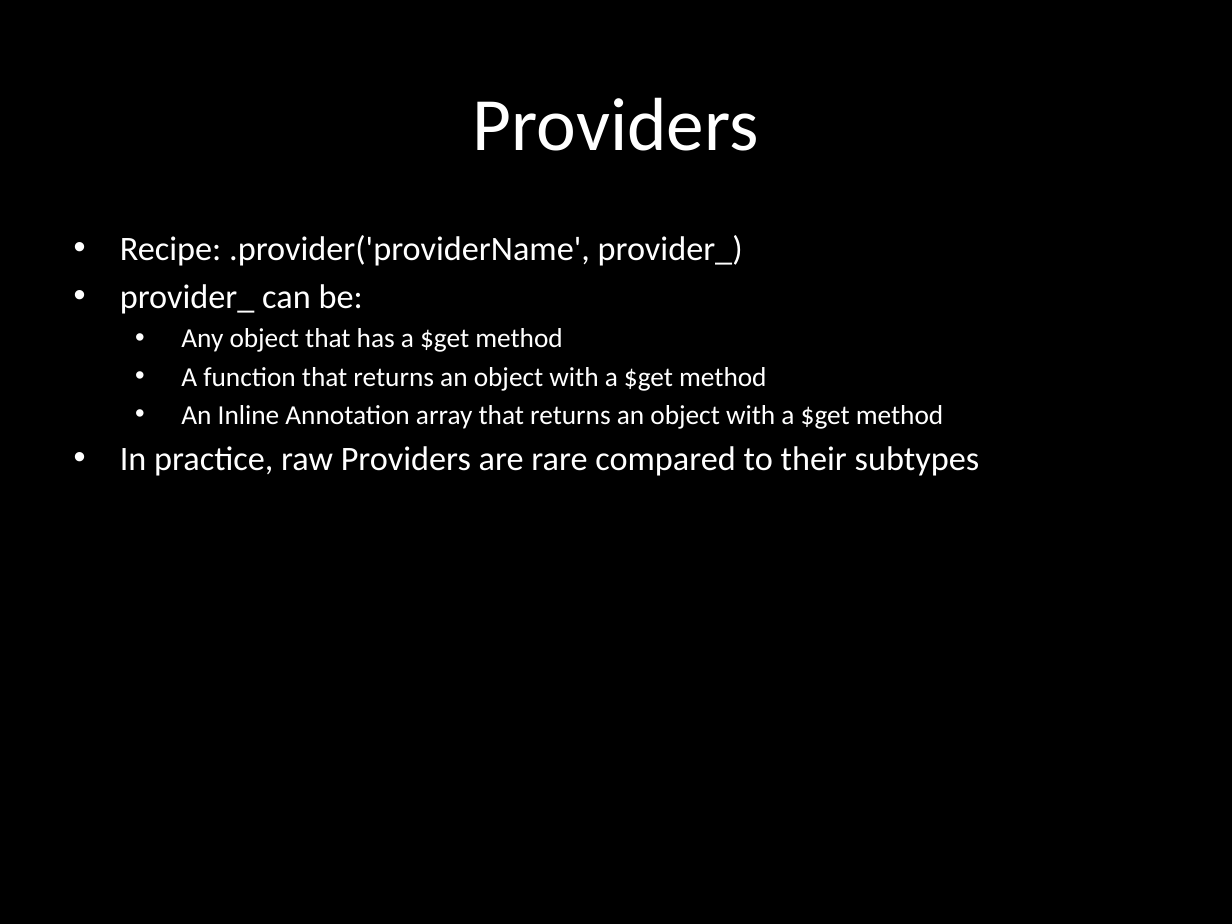
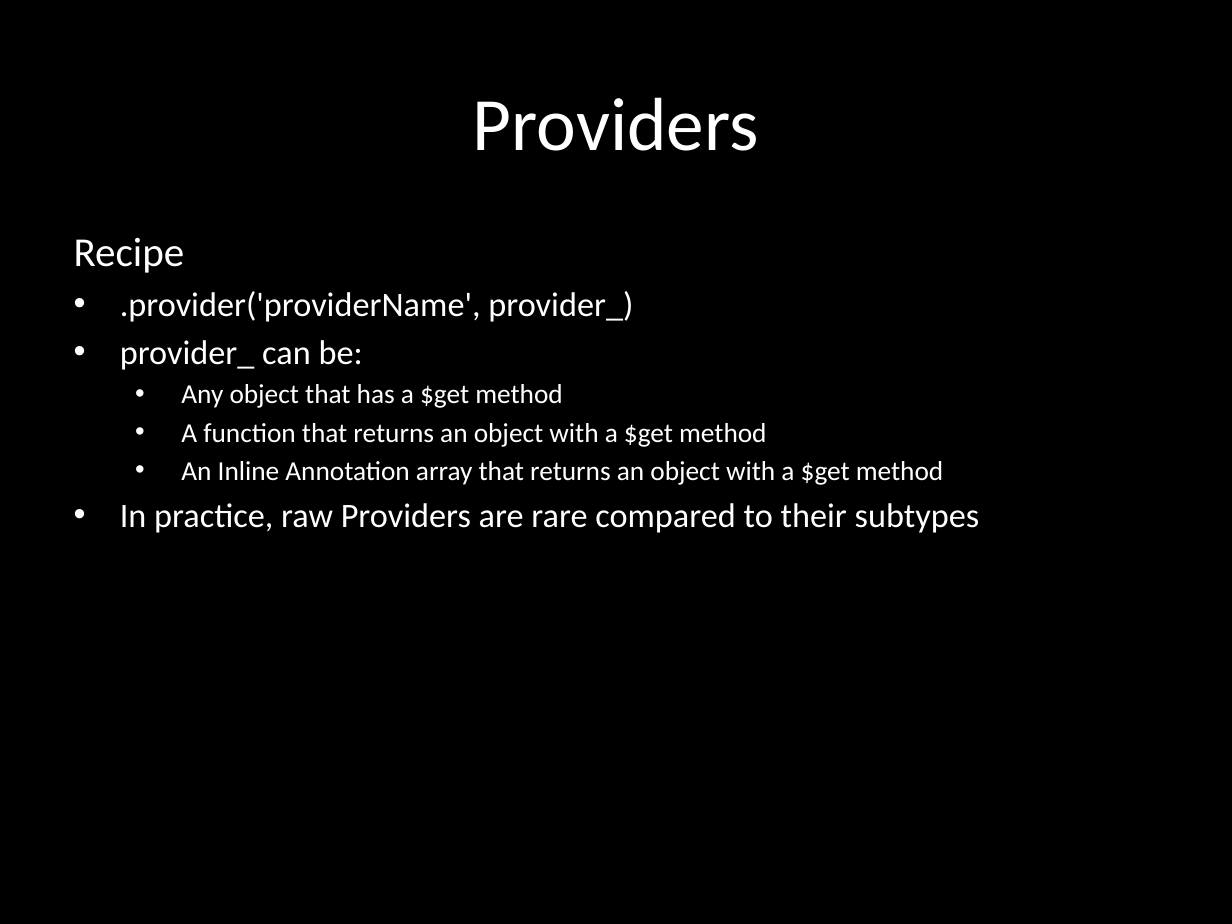
Before and after one commit to eliasjames/training-angular, a slide deck: slide 17 of slides/Angular Slides Day 2.pptx (slide 18 before the commit). Drawn at 1232x924 pixels with LibreOffice and Linux fonts; fonts in the diff are those of the drawing. Boxes give left, top, right and bottom in pixels: in the first picture for what was removed or moved away, otherwise in the second. Text is boxed around its words. In the diff, an @@ line names an element or a change of style, - is before the commit and + after.

```diff
--- a/slides/Angular Slides Day 2.pptx
+++ b/slides/Angular Slides Day 2.pptx
@@ subtitle at <box>74,237,633,322</box>: text changed @@
-• Recipe: .provider('providerName', provider_)
+Recipe
+• .provider('providerName', provider_)
```
Also in this commit, not shown: 12 other slides changed, 1 slide removed.
